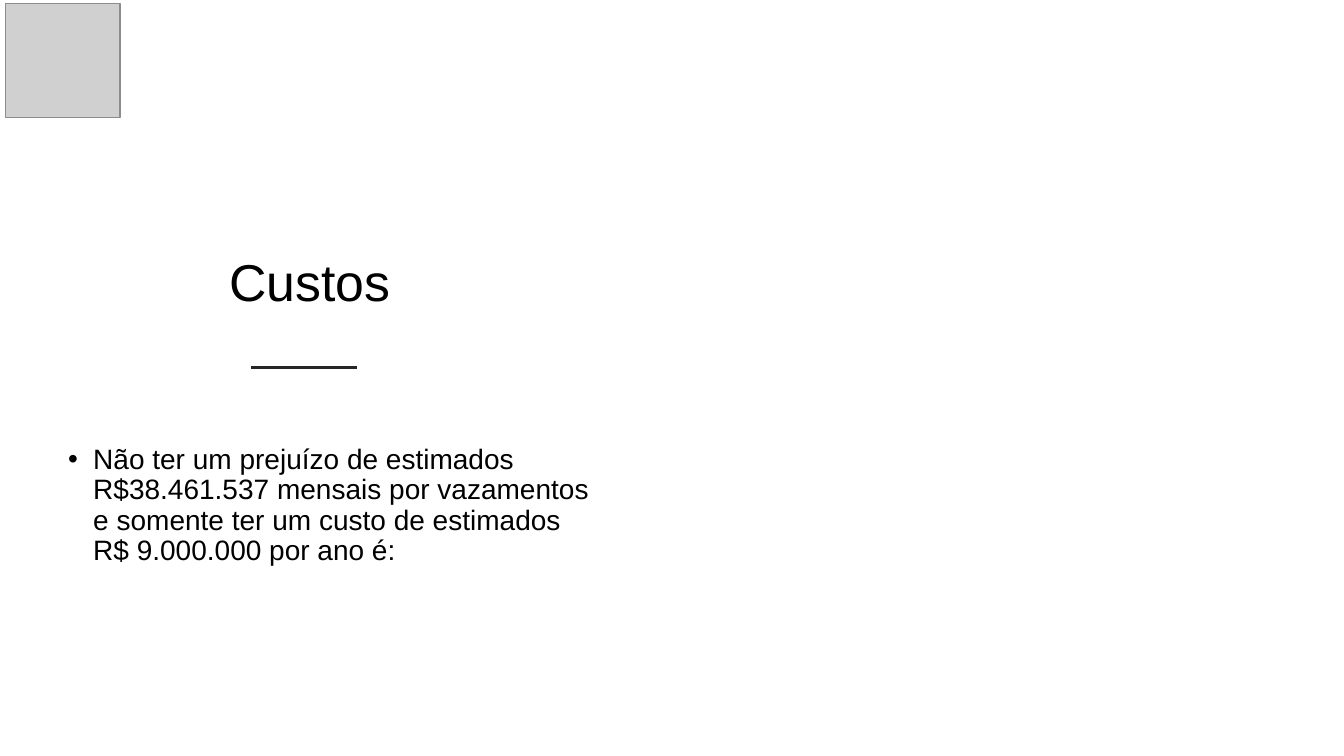
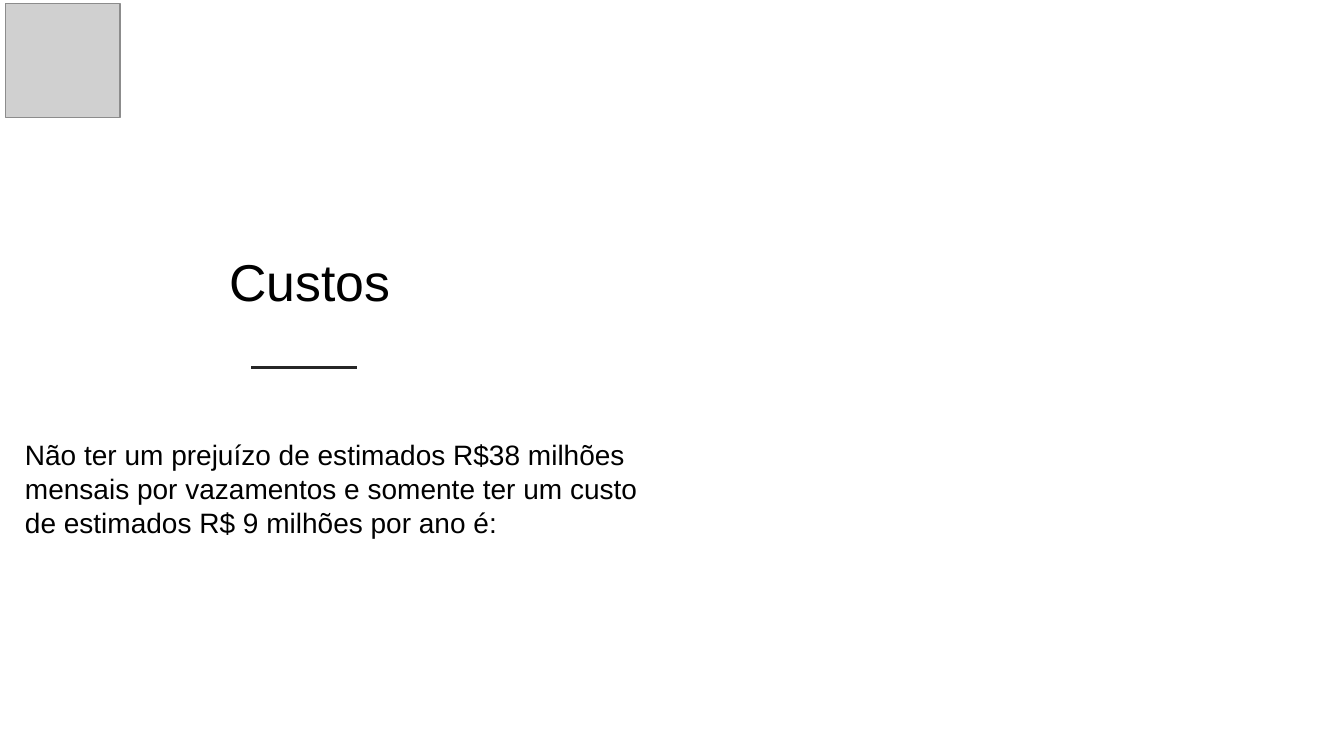
Before and after one commit to franklin-silva41/PROJETO-SENSOR-DE-UMIDADE, a slide deck: slide 13 of SUSTABIL - Apresentação real.pptx (slide 6 before the commit). Drawn at 1344x756 pixels with LibreOffice and Linux fonts; fonts in the diff are those of the drawing; grey boxes stand for pictures; background and template pictures are left out. Boxes give left, top, right and bottom in pixels: in the first picture for what was removed or moved away, otherwise in the second. Text is boxed around its words. In the diff, an @@ line names an element or a change of style, - is before the commit and + after.

```diff
--- a/SUSTABIL - Apresentação real.pptx
+++ b/SUSTABIL - Apresentação real.pptx
@@ text "Não ter um prejuízo de ..." at <box>25,444,637,538</box>: vertical alignment middle to top @@
@@ text at <box>25,444,637,538</box>: text changed @@
-• Não ter um prejuízo de estimados R$38.461.537 mensais por vazamentos e somente ter um custo de estimados R$ 9.000.000 por ano é:
+Não ter um prejuízo de estimados R$38 milhões mensais por vazamentos e somente ter um custo de estimados R$ 9 milhões por ano é:
```
Also in this commit, not shown: 2 other slides changed, 6 slides added, 1 other file.
